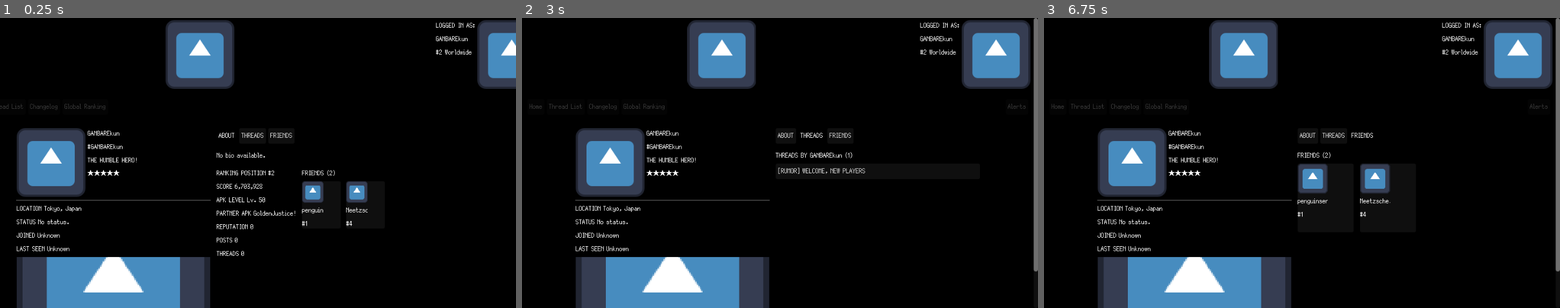
Above: before the commit, frames 1-3 (left to right).
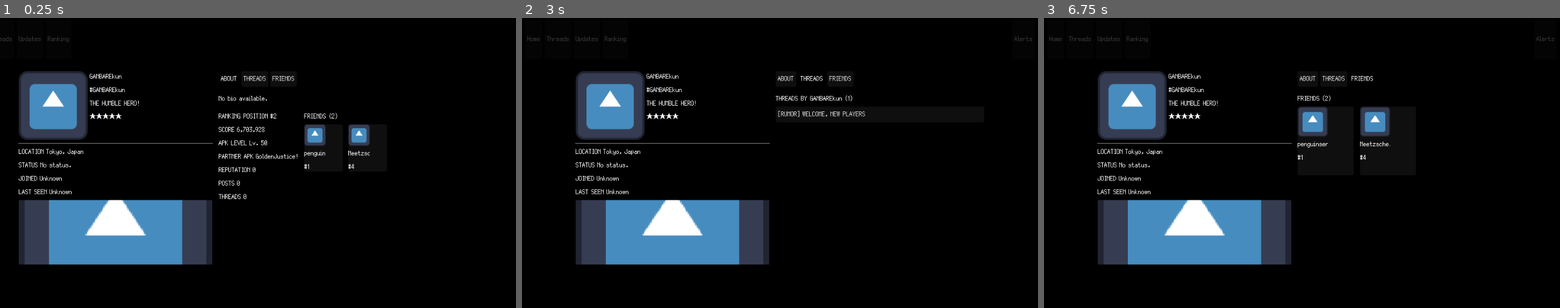
Above: after the commit, the same moments.

Repository: GYU-GAZE/NULL-NETWORK
Game: Godot game, scene res://apps/forum/profile/profile_app.tscn
Same seed, same stepped clock (60 frames per second), same inputs: the game is played once before the commit and once after it. This scene is started directly instead of the project's main scene. The engine's default icon, where the game draws it, is replaced by a stand-in: a white triangle on a blue panel in a dark square.
Inputs:
- Up to frame 1 (0.25 s): no input
- Up to frame 2 (3 s): click "Thread List" (after the commit: "Threads") at 0.5 s; click "Changelog" (after the commit: "Updates") at 1.25 s; click "Global Ranking" (after the commit: "Ranking") at 2 s; click "THREADS" at 2.75 s
- Up to frame 3 (6.75 s): click "Home" at 3.5 s; click "Alerts" at 4.25 s; click "[RUMOR] WELCOME, NEW PLAYERS" at 5 s; click "[RUMOR] WELCOME, NEW PLAYERS" at 5.75 s; click "FRIENDS" at 6.5 s

The runs differ from the first frame. In frame 1, 27% of the frame differs, in the area x 0-100%, y 0-100%; in frame 2, 28%; in frame 3, 30%, in the area x 1-100%, y 0-100%.
Error after the commit: Invalid assignment of property or key 'text' with value of type 'String' on a base object of type 'null instance'. (res://apps/forum/profile/profile_app.gd:168)

Commit message:
Header universal

Diff:
--- a/apps/forum/null_channel_header.gd
+++ b/apps/forum/null_channel_header.gd
@@ -1,19 +1,34 @@
 extends PanelContainer
 class_name NullChannelHeader
 
+signal navigation_requested(url: String)
+signal alerts_requested
+
+@export_category("Banner")
 @export var fallback_username: String = "null.guy"
 @export var fallback_rank_label: String = "#999 Worldwide"
 @export var banner_texture: Texture2D
+@export var banner_logical_size: Vector2 = Vector2(256, 40)
 
 @onready var banner_rect: TextureRect = %BannerRect
 @onready var username_label: Label = %UsernameLabel
 @onready var user_rank_label: Label = %UserRankLabel
 @onready var user_avatar_rect: TextureRect = %UserAvatarRect
 
+@onready var home_btn: Button = %HomeBtn
+@onready var threads_btn: Button = %ThreadsBtn
+@onready var updates_btn: Button = %UpdatesBtn
+@onready var rankings_btn: Button = %RankingsBtn
+@onready var alerts_btn: Button = %AlertsBtn
+@onready var alerts_notification_badge: Control = %AlertsNotificationBadge
+
 
 func _ready() -> void:
 	_apply_banner()
+	_connect_navigation_buttons()
+	_connect_alerts_button()
 	refresh_player()
+	set_alerts_badge_visible(false)
 
 
 func refresh_player() -> void:
@@ -30,9 +45,78 @@
 	user_avatar_rect.texture = player_user.avatar
 
 
+func configure_navigation(
+	show_main_nav: bool,
+	show_updates_navigation: bool,
+	show_rankings_navigation: bool,
+	show_alerts_navigation: bool
+) -> void:
+	home_btn.visible = show_main_nav
+	threads_btn.visible = show_main_nav
+	updates_btn.visible = show_main_nav and show_updates_navigation
+	rankings_btn.visible = show_main_nav and show_rankings_navigation
+	alerts_btn.visible = show_main_nav and show_alerts_navigation
+
+
+func set_alerts_badge_visible(value: bool) -> void:
+	if not is_instance_valid(alerts_notification_badge):
+		return
+
+	alerts_notification_badge.visible = value
+
+	if not value:
+		return
+
+	alerts_notification_badge.scale = Vector2(0.75, 0.75)
+
+	var tween: Tween = create_tween().set_trans(Tween.TRANS_BACK).set_ease(Tween.EASE_OUT)
+	tween.tween_property(alerts_notification_badge, "scale", Vector2.ONE, 0.18)
+
+
 func _apply_banner() -> void:
 	if banner_texture != null:
 		banner_rect.texture = banner_texture
 
+	banner_rect.custom_minimum_size = banner_logical_size
 	banner_rect.expand_mode = TextureRect.EXPAND_IGNORE_SIZE
 	banner_rect.stretch_mode = TextureRect.STRETCH_KEEP_ASPECT_CENTERED
+
+
+func _connect_navigation_buttons() -> void:
+	_connect_site_action_button(home_btn)
+	_connect_site_action_button(threads_btn)
+	_connect_site_action_button(updates_btn)
+	_connect_site_action_button(rankings_btn)
+
+
+func _connect_site_action_button(button: Button) -> void:
+	if button == null:
+		return
+
+	if not button.has_signal("browser_navigation_requested"):
+		push_warning("NullChannelHeader: botão '%s' não possui signal browser_navigation_requested." % button.name)
+		return
+
+	if not button.browser_navigation_requested.is_connected(_on_button_navigation_requested):
+		button.browser_navigation_requested.connect(_on_button_navigation_requested)
+
+
+func _connect_alerts_button() -> void:
+	if not alerts_btn.pressed.is_connected(_on_alerts_pressed):
+		alerts_btn.pressed.connect(_on_alerts_pressed)
+
+	if alerts_notification_badge is Control:
+		alerts_notification_badge.mouse_filter = Control.MOUSE_FILTER_IGNORE
+
+
+func _on_button_navigation_requested(url: String) -> void:
+	var clean_url: String = url.strip_edges()
+
+	if clean_url.is_empty():
+		return
+
+	navigation_requested.emit(clean_url)
+
+
+func _on_alerts_pressed() -> void:
+	alerts_requested.emit()
--- a/apps/forum/profile/profile_app.tscn
+++ b/apps/forum/profile/profile_app.tscn
@@ -2,8 +2,7 @@
 
 [ext_resource type="Script" uid="uid://detf37teq40nv" path="res://apps/forum/profile/profile_app.gd" id="1_ho3n6"]
 [ext_resource type="PackedScene" uid="uid://brakaxk3boshv" path="res://apps/forum/profile/profile_friend_card.tscn" id="2_kfd2e"]
-[ext_resource type="Script" uid="uid://cfjvy337iobbp" path="res://apps/browser/site_action_button.gd" id="2_xhibo"]
-[ext_resource type="Texture2D" uid="uid://c30ys4pi4314n" path="res://icon.svg" id="3_qhy1w"]
+[ext_resource type="PackedScene" uid="uid://bpbbjyyqep1sg" path="res://apps/forum/null_channel_header.tscn" id="3_kfd2e"]
 
 [node name="ProfileApp" type="PanelContainer" unique_id=738199959]
 anchors_preset = 15
@@ -27,123 +26,9 @@
 size_flags_vertical = 3
 theme_override_constants/separation = 10
 
-[node name="MainHeader" type="PanelContainer" parent="MasterScroll/PageVBox" unique_id=1230557343]
-unique_name_in_owner = true
-custom_minimum_size = Vector2(0, 52)
-layout_mode = 2
-
-[node name="HeaderMargin" type="MarginContainer" parent="MasterScroll/PageVBox/MainHeader" unique_id=1045317758]
-layout_mode = 2
-theme_override_constants/margin_left = 6
-theme_override_constants/margin_top = 4
-theme_override_constants/margin_right = 6
-theme_override_constants/margin_bottom = 4
-
-[node name="HeaderHBox" type="HBoxContainer" parent="MasterScroll/PageVBox/MainHeader/HeaderMargin" unique_id=1273363157]
-layout_mode = 2
-
-[node name="HeaderBanner" type="TextureRect" parent="MasterScroll/PageVBox/MainHeader/HeaderMargin/HeaderHBox" unique_id=623079149]
-custom_minimum_size = Vector2(0, 36)
-layout_mode = 2
-size_flags_horizontal = 3
-texture = ExtResource("3_qhy1w")
-expand_mode = 2
-stretch_mode = 5
-
-[node name="UserBlock" type="HBoxContainer" parent="MasterScroll/PageVBox/MainHeader/HeaderMargin/HeaderHBox" unique_id=616463964]
-custom_minimum_size = Vector2(180, 0)
-layout_mode = 2
-
-[node name="UserInfoVBox" type="VBoxContainer" parent="MasterScroll/PageVBox/MainHeader/HeaderMargin/HeaderHBox/UserBlock" unique_id=1352741599]
-layout_mode = 2
-
-[node name="LoggedInAsLabel" type="Label" parent="MasterScroll/PageVBox/MainHeader/HeaderMargin/HeaderHBox/UserBlock/UserInfoVBox" unique_id=2118220568]
-layout_mode = 2
-text = "LOGGED IN AS:"
-
-[node name="UsernameLabel" type="Label" parent="MasterScroll/PageVBox/MainHeader/HeaderMargin/HeaderHBox/UserBlock/UserInfoVBox" unique_id=1841918195]
-unique_name_in_owner = true
-layout_mode = 2
-text = "null.guy"
-
-[node name="UserRankLabel" type="Label" parent="MasterScroll/PageVBox/MainHeader/HeaderMargin/HeaderHBox/UserBlock/UserInfoVBox" unique_id=1881570879]
-unique_name_in_owner = true
-layout_mode = 2
-text = "#999 Worldwide"
-
-[node name="UserAvatarRect" type="TextureRect" parent="MasterScroll/PageVBox/MainHeader/HeaderMargin/HeaderHBox/UserBlock" unique_id=1265088338]
-unique_name_in_owner = true
-custom_minimum_size = Vector2(72, 72)
-layout_mode = 2
-size_flags_horizontal = 3
-size_flags_vertical = 0
-
-[node name="MainNavBarPanel" type="PanelContainer" parent="MasterScroll/PageVBox" unique_id=1612509941]
-unique_name_in_owner = true
-layout_mode = 2
-
-[node name="NavBarMargin" type="MarginContainer" parent="MasterScroll/PageVBox/MainNavBarPanel" unique_id=1304779700]
-layout_mode = 2
-theme_override_constants/margin_left = 10
-theme_override_constants/margin_top = 5
-theme_override_constants/margin_right = 10
-theme_override_constants/margin_bottom = 5
-
-[node name="NavbarHBox" type="HBoxContainer" parent="MasterScroll/PageVBox/MainNavBarPanel/NavBarMargin" unique_id=165436930]
-modulate = Color(0.25765854, 0.25765854, 0.25765854, 1)
-self_modulate = Color(0.22352941, 0.22352941, 0.22352941, 1)
-layout_mode = 2
-alignment = 1
-
-[node name="HomeBtn" type="Button" parent="MasterScroll/PageVBox/MainNavBarPanel/NavBarMargin/NavbarHBox" unique_id=1074610668]
-unique_name_in_owner = true
-layout_mode = 2
-text = "Home"
-script = ExtResource("2_xhibo")
-target_url = "null.net"
-
-[node name="ThreadsBtn" type="Button" parent="MasterScroll/PageVBox/MainNavBarPanel/NavBarMargin/NavbarHBox" unique_id=1450686663]
-unique_name_in_owner = true
-layout_mode = 2
-text = "Thread List
-"
-script = ExtResource("2_xhibo")
-target_url = "null.net/forums"
-
-[node name="UpdatesBtn" type="Button" parent="MasterScroll/PageVBox/MainNavBarPanel/NavBarMargin/NavbarHBox" unique_id=643525862]
-unique_name_in_owner = true
-layout_mode = 2
-text = "Changelog
-"
-script = ExtResource("2_xhibo")
-target_url = "null.net/updates"
-
-[node name="RankingsBtn" type="Button" parent="MasterScroll/PageVBox/MainNavBarPanel/NavBarMargin/NavbarHBox" unique_id=1790978208]
-unique_name_in_owner = true
-layout_mode = 2
-text = "Global Ranking
-"
-script = ExtResource("2_xhibo")
-target_url = "null.net/playerrankings"
-
-[node name="NavSpacer" type="Control" parent="MasterScroll/PageVBox/MainNavBarPanel/NavBarMargin/NavbarHBox" unique_id=471928984]
-layout_mode = 2
-size_flags_horizontal = 3
-
-[node name="AlertsBtn" type="Button" parent="MasterScroll/PageVBox/MainNavBarPanel/NavBarMargin/NavbarHBox" unique_id=388834737]
-unique_name_in_owner = true
-layout_mode = 2
-text = "Alerts"
-
-[node name="AlertsNotificationBadge" type="Button" parent="MasterScroll/PageVBox/MainNavBarPanel/NavBarMargin/NavbarHBox/AlertsBtn" unique_id=919181101]
-unique_name_in_owner = true
-visible = false
-layout_direction = 3
-layout_mode = 0
-offset_right = 8.0
-offset_bottom = 8.0
-text = "!"
-icon_alignment = 2
+[node name="SiteHeader" parent="MasterScroll/PageVBox" unique_id=1050287416 instance=ExtResource("3_kfd2e")]
+unique_name_in_owner = true
+layout_mode = 2
 
 [node name="ContentArea" type="MarginContainer" parent="MasterScroll/PageVBox" unique_id=627646694]
 layout_mode = 2
